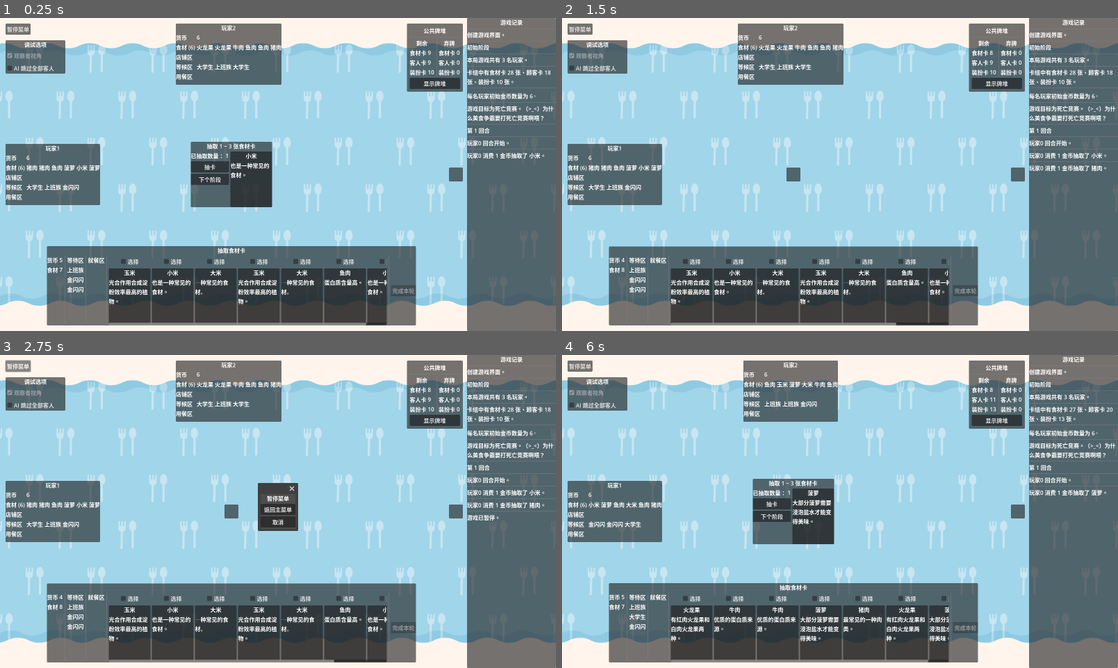
Above: before the commit, frames 1-4 (two rows, left to right).
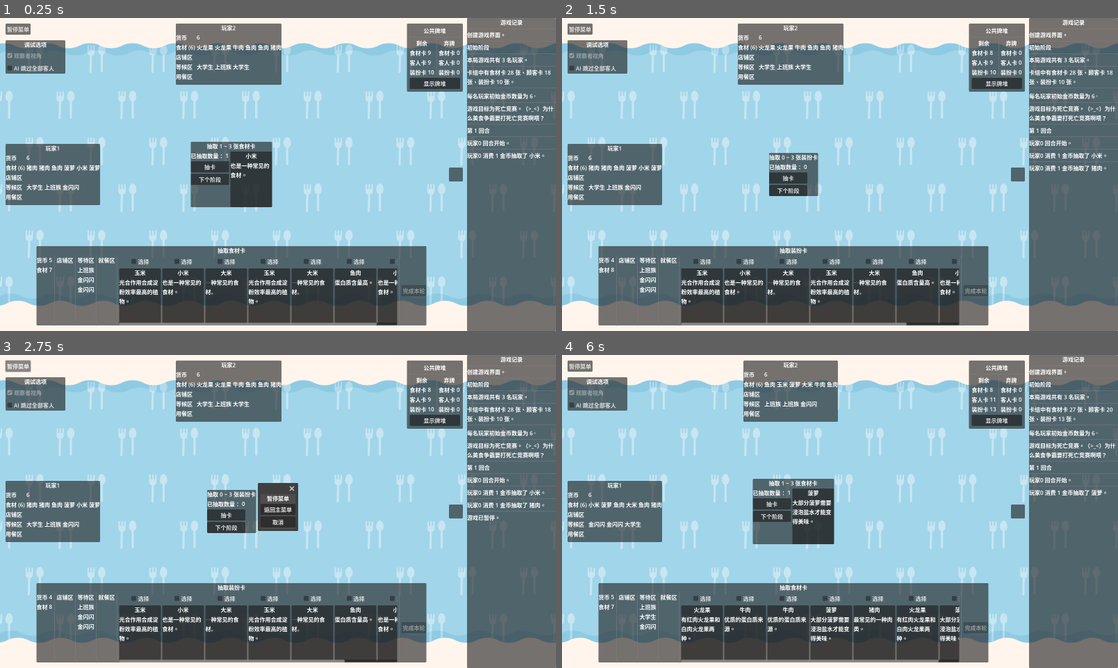
Above: after the commit, the same moments.

Repository: LautskyStudio/FoodCombat
Game: Godot game, scene res://scenes/play_screen.tscn
Same seed, same stepped clock (60 frames per second), same inputs: the game is played once before the commit and once after it.
Inputs:
- Up to frame 1 (0.25 s): no input
- Up to frame 2 (1.5 s): click "抽卡" at 0.5 s; click "下个阶段" at 1.25 s
- Up to frame 3 (2.75 s): click "暂停菜单" at 2 s
- Up to frame 4 (6 s): click "返回主菜单" at 2.75 s; click "死亡竞赛" at 3.5 s; click "开 始 游 戏" at 4.25 s; click "死亡竞赛" at 5 s; click "开 始 游 戏" at 5.75 s

The runs differ from the first frame. In frame 1, 4.4% of the frame differs, in the area x 6-77%, y 72-99%; in frame 2, 5.8%, in the area x 6-77%, y 43-99%; in frame 3, 5.8%; in frame 4, 4.7%.

Commit message:
部分完成第2阶段

Diff:
--- a/models/player/player.gd
+++ b/models/player/player.gd
@@ -9,6 +9,7 @@
 signal waiting_area_changed(cards: Array[Customer])
 signal eating_area_changed(cards: Array[Customer])
 signal food_materials_changed(cards: Array[FoodMaterial])
+signal decorations_changed(cards: Array[Decoration])
 
 
 @export var player_name := '玩家'
@@ -43,6 +44,8 @@
 
 var food_materials: Array[FoodMaterial] = []
 
+var decorations: Array[Decoration] = []
+
 var _is_finishing_turn_allowed: bool
 
 var is_finishing_turn_allowed: bool:
@@ -65,6 +68,26 @@
 	turn_finished.emit()
 
 
+func install_decoration_card(card: Decoration) -> void:
+	var same_kind_decorations = decorations.filter(func (d): return d.kind == card.kind)
+
+	if len(same_kind_decorations) > 0:
+		var idx = decorations.find(same_kind_decorations[0])
+		var old_card = decorations[idx]
+		decorations[idx] = card
+		game.discarded_decorations.append(old_card)
+
+		Log.push("%s 使用装扮 %s 替换了 %s。" % [player_name, card.title, old_card.title])
+	else:
+		decorations.append(card)
+		if len(decorations) > 3:
+			decorations.pop_front()
+
+		Log.push("%s 安装了装扮 %s。" % [player_name, card.title])
+
+	_notify_decorations_changed()
+
+
 func notify_waiting_area_changed() -> void:
 	waiting_area_changed.emit(waiting_area)
 
@@ -77,5 +100,9 @@
 	food_materials_changed.emit(food_materials)
 
 
+func _notify_decorations_changed() -> void:
+	decorations_changed.emit(decorations)
+
+
 func _on_state_machine_transitioned(new_state, old_state) -> void:
 	state_changed.emit(new_state as PlayerState, old_state as PlayerState)
--- a/models/player/player.tscn
+++ b/models/player/player.tscn
@@ -31,6 +31,9 @@
 [node name="Idle" type="Node" parent="StateMachine"]
 script = ExtResource("5_nlvs4")
 
+[node name="Step0" type="Node" parent="StateMachine"]
+script = ExtResource("6_durqn")
+
 [node name="Step1" type="Node" parent="StateMachine"]
 script = ExtResource("6_durqn")
 
--- a/models/player/states/step_1.gd
+++ b/models/player/states/step_1.gd
@@ -23,6 +23,8 @@
 
 
 func enter(_args := {}) -> void:
+	player.is_finishing_turn_allowed = false
+
 	if turn != player.game.turn:
 		_reset()
 
--- a/models/player/states/step_2.gd
+++ b/models/player/states/step_2.gd
@@ -1,5 +1,49 @@
 extends PlayerState
 
 
+# 2. 可选择从卡堆依次抽取1~3张装扮卡，每抽取1张装扮卡需要丢弃1张货币卡。抽取装扮卡之后必须装备，如果自己场上存在相同类型装扮卡则替换，被替换的装扮卡丢弃。场上装扮卡效果到期则无效，一次性效果的装扮卡在发动效果则无效。
+
+
+signal card_drawn(card: Decoration)
+
+
+var turn := 0
+
+var drawn_count := 0
+
+var max_drawn_count := 3
+
+var is_drawing_enabled: bool:
+	get:
+		return drawn_count < max_drawn_count
+
+
+func _init() -> void:
+	description = "抽取装扮卡"
+
+
 func enter(_args := {}) -> void:
-	player.is_finishing_turn_allowed = false
+	if turn != player.game.turn:
+		_reset()
+
+
+func _reset() -> void:
+	turn = player.game.turn
+	drawn_count = 0
+
+
+func next_step() -> void:
+	state_machine.transit_to("Step3")
+
+
+func draw_card() -> void:
+	player.coins -= 1
+	drawn_count += 1
+	lose_when_bankrupts()
+
+	var card = player.game.get_decoration_card()
+	Log.push("%s 消费 1 金币抽取了 %s。" % [player.player_name, card.title])
+
+	player.install_decoration_card(card)
+
+	card_drawn.emit(card)
--- a/scenes/play_screen/player_area.gd
+++ b/scenes/play_screen/player_area.gd
@@ -18,6 +18,7 @@
 	player.waiting_area_changed.connect(func (cards): _on_card_deck_changed(%WaitingArea, cards, FlatCard))
 	player.eating_area_changed.connect(func (cards): _on_card_deck_changed(%EatingArea, cards, FlatCard))
 	player.food_materials_changed.connect(func (cards): _on_card_deck_changed(%FoodMaterialCardContainer, cards, VisualCard))
+	player.decorations_changed.connect(func (cards): _on_card_deck_changed(%DecorationArea, cards, FlatCard))
 
 
 func _process(_delta: float) -> void:
--- a/scenes/play_screen/player_area.tscn
+++ b/scenes/play_screen/player_area.tscn
@@ -42,6 +42,21 @@
 text = "0"
 
 [node name="VSeparator" type="VSeparator" parent="PlayerInfoContainer"]
+layout_mode = 2
+
+[node name="VBoxContainer4" type="VBoxContainer" parent="PlayerInfoContainer"]
+layout_mode = 2
+
+[node name="Label" type="Label" parent="PlayerInfoContainer/VBoxContainer4"]
+layout_mode = 2
+text = "店铺区"
+
+[node name="DecorationArea" type="VBoxContainer" parent="PlayerInfoContainer/VBoxContainer4"]
+unique_name_in_owner = true
+layout_mode = 2
+size_flags_vertical = 3
+
+[node name="VSeparator5" type="VSeparator" parent="PlayerInfoContainer"]
 layout_mode = 2
 
 [node name="VBoxContainer" type="VBoxContainer" parent="PlayerInfoContainer"]
--- a/scenes/play_screen/slim_player_area.gd
+++ b/scenes/play_screen/slim_player_area.gd
@@ -24,6 +24,7 @@
 	player.waiting_area_changed.connect(func (cards): _on_card_deck_changed(%WaitingArea, cards))
 	player.eating_area_changed.connect(func (cards): _on_card_deck_changed(%EatingArea, cards))
 	player.food_materials_changed.connect(func (cards): _on_card_deck_changed(%FoodMaterialArea, cards))
+	player.decorations_changed.connect(func (cards): _on_card_deck_changed(%DecorationArea, cards))
 
 
 func _process(_delta: float) -> void:
--- a/scenes/play_screen/slim_player_area.tscn
+++ b/scenes/play_screen/slim_player_area.tscn
@@ -45,7 +45,8 @@
 mouse_filter = 1
 text = "店铺区"
 
-[node name="ShopCardArea" type="HBoxContainer" parent="PlayerInfoContainer"]
+[node name="DecorationArea" type="HBoxContainer" parent="PlayerInfoContainer"]
+unique_name_in_owner = true
 layout_mode = 2
 alignment = 1
 
--- a/scenes/play_screen/step_2.gd
+++ b/scenes/play_screen/step_2.gd
@@ -1 +1,33 @@
 extends "res://scenes/play_screen/step_base.gd"
+
+
+const VisualCard = preload("res://models/card/visual_card.tscn")
+
+
+func _ready() -> void:
+	super._ready()
+	state.card_drawn.connect(_on_card_drawn)
+
+
+func _process(_delta: float) -> void:
+	%DrawnCardNumberLabel.text = str(state.drawn_count)
+	%DrawButton.disabled = !state.is_drawing_enabled
+
+
+func _on_next_step_button_pressed() -> void:
+	state.next_step()
+
+
+func _on_draw_button_pressed() -> void:
+	state.draw_card()
+
+
+func _on_card_drawn(card) -> void:
+	var visual_card = VisualCard.instantiate()
+	visual_card.card = card
+	visual_card.selectable = false
+	%DrawnCardContainer.add_child(visual_card)
+
+
+func _on_hidden() -> void:
+	Utils.free_all_children(%DrawnCardContainer)
--- a/scenes/play_screen/step_2.tscn
+++ b/scenes/play_screen/step_2.tscn
@@ -4,3 +4,48 @@
 
 [node name="Step2" type="HBoxContainer"]
 script = ExtResource("1_rre0r")
+
+[node name="VBoxContainer" type="VBoxContainer" parent="."]
+layout_mode = 2
+
+[node name="Label" type="Label" parent="VBoxContainer"]
+layout_mode = 2
+text = "抽取 0 ~ 3 张装扮卡"
+horizontal_alignment = 1
+vertical_alignment = 1
+
+[node name="HBoxContainer" type="HBoxContainer" parent="VBoxContainer"]
+layout_mode = 2
+
+[node name="VBoxContainer" type="VBoxContainer" parent="VBoxContainer/HBoxContainer"]
+layout_mode = 2
+
+[node name="HBoxContainer" type="HBoxContainer" parent="VBoxContainer/HBoxContainer/VBoxContainer"]
+layout_mode = 2
+
+[node name="Label" type="Label" parent="VBoxContainer/HBoxContainer/VBoxContainer/HBoxContainer"]
+layout_mode = 2
+text = "已抽取数量："
+
+[node name="DrawnCardNumberLabel" type="Label" parent="VBoxContainer/HBoxContainer/VBoxContainer/HBoxContainer"]
+unique_name_in_owner = true
+layout_mode = 2
+text = "0"
+
+[node name="DrawButton" type="Button" parent="VBoxContainer/HBoxContainer/VBoxContainer"]
+unique_name_in_owner = true
+layout_mode = 2
+text = "抽卡"
+
+[node name="NextStepButton" type="Button" parent="VBoxContainer/HBoxContainer/VBoxContainer"]
+unique_name_in_owner = true
+layout_mode = 2
+text = "下个阶段"
+
+[node name="DrawnCardContainer" type="HBoxContainer" parent="VBoxContainer/HBoxContainer"]
+unique_name_in_owner = true
+layout_mode = 2
+
+[connection signal="hidden" from="." to="." method="_on_hidden"]
+[connection signal="pressed" from="VBoxContainer/HBoxContainer/VBoxContainer/DrawButton" to="." method="_on_draw_button_pressed"]
+[connection signal="pressed" from="VBoxContainer/HBoxContainer/VBoxContainer/NextStepButton" to="." method="_on_next_step_button_pressed"]
